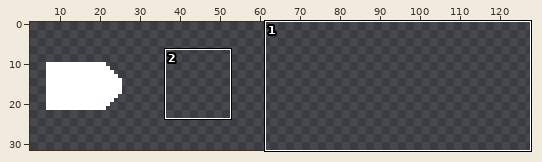
Pixel-art file, stored at Assets/Textures/Bullets.aseprite. The first picture is a wide view before the edit; the outline marks the close-up.
Close-up. Before the edit:
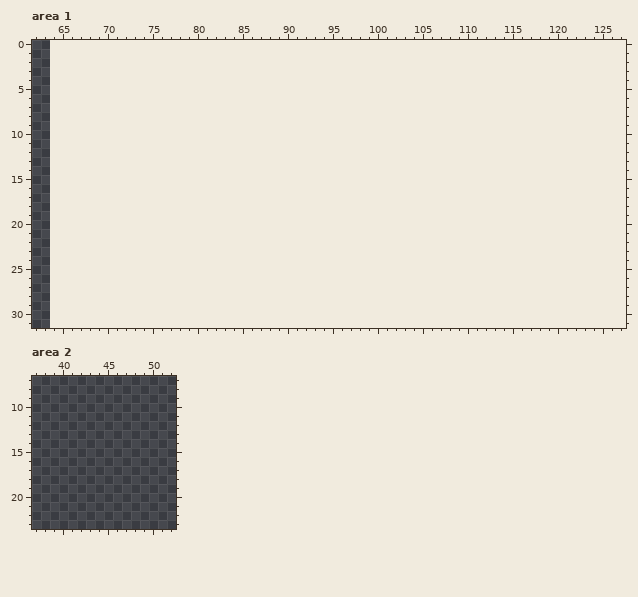
64x32 pixels, 1 frame. Shown: area 1: x 62..127, y 0..31; area 2: x 37..52, y 7..23. The old version is drawn lined up with the new one, on the new canvas. The wide view leaves out empty margins.
The same view after the edit:
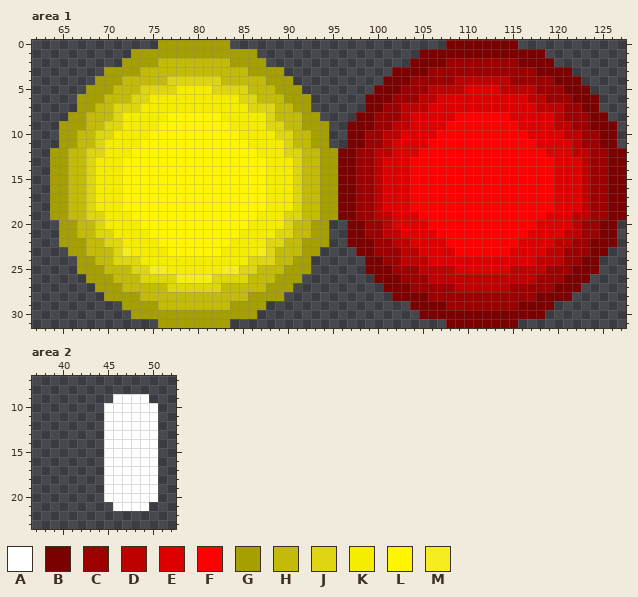
Palette (. is transparent): A #ffffff  B #7b0000  C #9c0000  D #bd0000  E #de0000  F #ff0000  G #a59f02  H #c2bb09  J #ded513  K #f6ec00  L #fff500  M #f6ed1f
Changes in this commit:
canvas 64x32 -> 128x32
Changed rows in their new state; - is an unchanged pixel.
Area 1:
first column x 64:
 0 ------------GGGGGGGG------------------------BBBBBBBB------------
 1 ---------GGGGGGGGGGGGGG------------------BBBBBBBBBBBBBB---------
 2 --------GGGGHHHHHHHHGGGG----------------BBBBCCCCCCCCBBBB--------
 3 ------GGGGHHHHHHHHHHHHGGGG------------BBBBCCCCCCCCCCCCBBBB------
 4 -----GGGHHHHHJJJJJJHHHHHGGG----------BBBCCCCCDDDDDDCCCCCBBB-----
 5 ----GGGHHHJJJJKKKKJJJJHHHGGG--------BBBCCCDDDDEEEEDDDDCCCBBB----
 6 ---GGGHHHJJKKKKKKKKKKJJHHHGGG------BBBCCCDDEEEEEEEEEEDDCCCBBB---
 7 ---GGHHJJJKKKKKKKKKKKKJJJHHGG------BBCCDDDEEEEEEEEEEEEDDDCCBB---
 8 --GGHHHJKKKKKLLLLLLKKKKKJHHHGG----BBCCCDEEEEEFFFFFFEEEEEDCCCBB--
 9 -GGGHHJJKKKKLLLLLLLLKKKKJJHHGGG--BBBCCDDEEEEFFFFFFFFEEEEDDCCBBB-
10 -GGHHJJKKKKLLLLLLLLLLKKKKJJHHGG--BBCCDDEEEEFFFFFFFFFFEEEEDDCCBB-
11 -GGHHJKKKKLLLLLLLLLLLLKKKKJHHGG--BBCCDEEEEFFFFFFFFFFFFEEEEDCCBB-
12 GGHHJJKKKLLLLLLLLLLLLLLKKKJJHHGGBBCCDDEEEFFFFFFFFFFFFFFEEEDDCCBB
13 GGHHJKKKLLLLLLLLLLLLLLLLKKKJHHGGBBCCDEEEFFFFFFFFFFFFFFFFEEEDCCBB
14 GGHHJKKKLLLLLLLLLLLLLLLLKKKJHHGGBBCCDEEEFFFFFFFFFFFFFFFFEEEDCCBB
15 GGHHJKKKLLLLLLLLLLLLLLLLKKKJHHGGBBCCDEEEFFFFFFFFFFFFFFFFEEEDCCBB
16 GGHHJKKKLLLLLLLLLLLLLLLLKKKJHHGGBBCCDEEEFFFFFFFFFFFFFFFFEEEDCCBB
17 GGHHJKKKLLLLLLLLLLLLLLLLKKKJHHGGBBCCDEEEFFFFFFFFFFFFFFFFEEEDCCBB
18 GGHHJKKKLLLLLLLLLLLLLLLLKKKJHHGGBBCCDEEEFFFFFFFFFFFFFFFFEEEDCCBB
19 GGHHJJKKKLLLLLLLLLLLLLLKKKJJHHGGBBCCDDEEEFFFFFFFFFFFFFFEEEDDCCBB
20 -GGHHJKKKKLLLLLLLLLLLLKKKKJHHGG--BBCCDEEEEFFFFFFFFFFFFEEEEDCCBB-
21 -GGHHJJKKKKLLLLLLLLLLKKKKJJHHGG--BBCCDDEEEEFFFFFFFFFFEEEEDDCCBB-
22 -GGGHHJJKKKKLLLLLLLLKKKKJJHHGGG--BBBCCDDEEEEFFFFFFFFEEEEDDCCBBB-
23 --GGHHHJMKKKKLLLLLLKKKKMJHHHGG----BBCCCDDEEEEFFFFFFEEEEDDCCCBB--
24 ---GGHHJJJKKKKKKKKKKKKJJJHHGG------BBCCDDDEEEEEEEEEEEEDDDCCBB---
25 ---GGGHHHJJMMKKKKKKMMJJHHHGGG------BBBCCCDDDDEEEEEEDDDDCCCBBB---
26 ----GGGHHHJJJJMMMMJJJJHHHGGG--------BBBCCCDDDDDDDDDDDDCCCBBB----
27 -----GGGHHHHHJJJJJJHHHHHGGG----------BBBCCCCCDDDDDDCCCCCBBB-----
28 ------GGGGHHHHHHHHHHHHGGGG------------BBBBCCCCCCCCCCCCBBBB------
29 --------GGGGHHHHHHHHGGGG----------------BBBBCCCCCCCCBBBB--------
30 ---------GGGGGGGGGGGGGG------------------BBBBBBBBBBBBBB---------
31 ------------GGGGGGGG------------------------BBBBBBBB------------
Area 2:
first column x 45:
 9 -AAAA-
10 AAAAAA
11 AAAAAA
12 AAAAAA
13 AAAAAA
14 AAAAAA
15 AAAAAA
16 AAAAAA
17 AAAAAA
18 AAAAAA
19 AAAAAA
20 AAAAAA
21 -AAAA-
Changed places in both close-ups, as pixel boxes (x1, y1, x2, y2):
added: (50, 40, 626, 328)
added: (104, 394, 158, 511)
